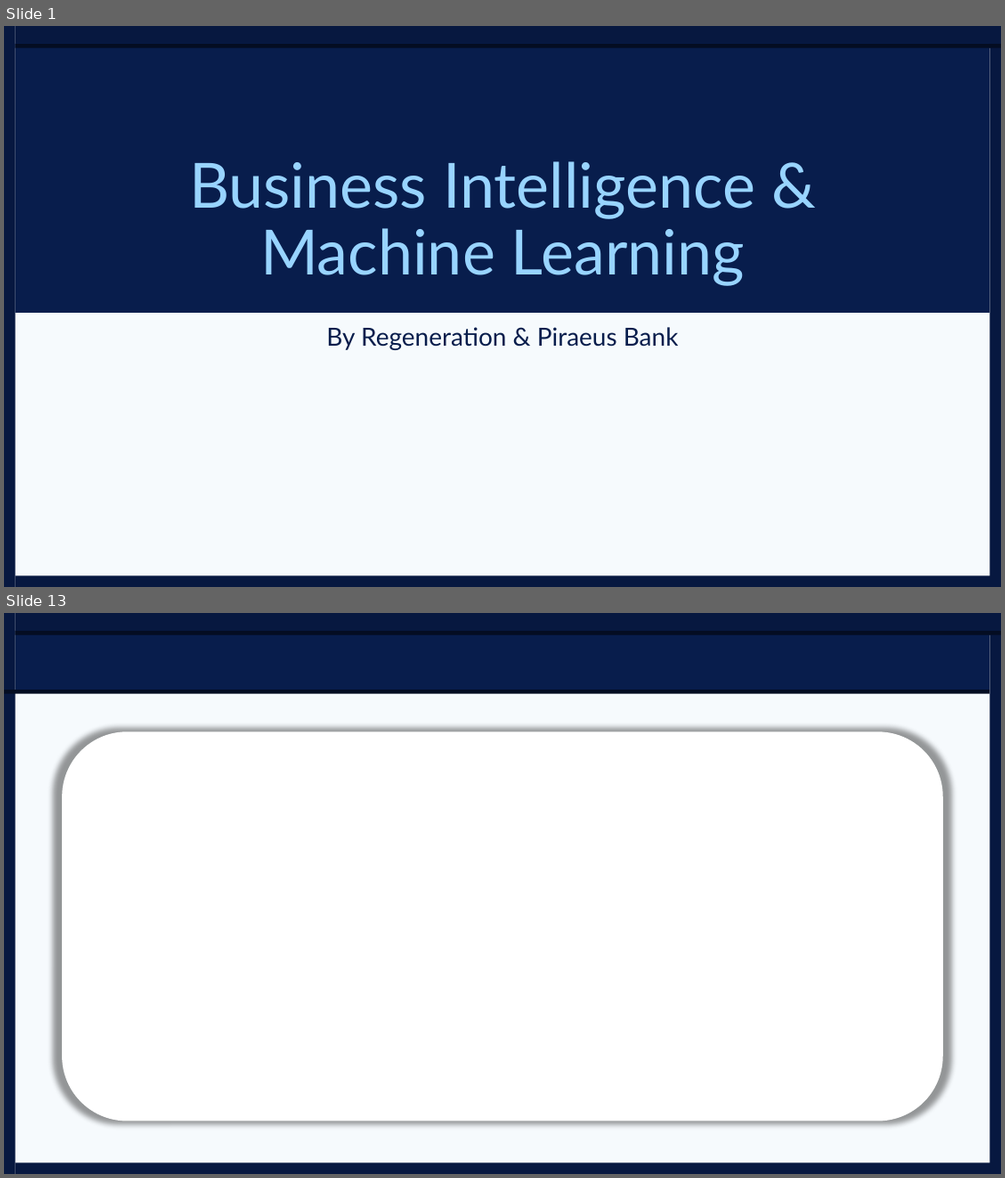
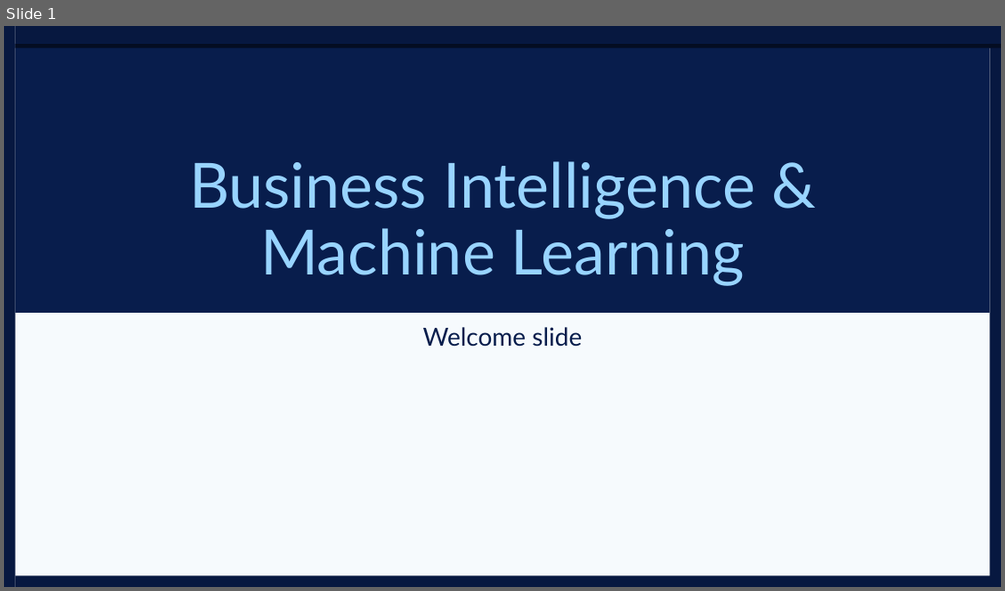
Before and after one commit to Konstant-gk/Chinook_Project, a slide deck: Chinook_Presentation/BI_ML_Presentation PART I & II.pptx. Shown one above the other, each under a label of ours: slides 1 and 13 before the commit, slide 1 after it; the slides between them are not shown. The pictures are 1005x1178 and 1005x591 pixels, drawn with LibreOffice and Linux fonts; fonts in the diff are those of the drawing. Boxes give left, top, right and bottom in pixels: in the first picture for what was removed or moved away, otherwise in the second. Text is boxed around its words. In the diff, an @@ line names an element or a change of style, - is before the commit and + after.

```diff
--- a/Chinook_Presentation/BI_ML_Presentation PART I & II.pptx
+++ b/Chinook_Presentation/BI_ML_Presentation PART I & II.pptx
@@ slide 13 removed at (4, 613, 1001, 1174), background #FFFFFF; not listed: 5 template elements that a slide beside it also shows @@
@@ rectangle removed at (16, 630, 989, 690) @@
@@ rectangle removed at (4, 690, 989, 693) @@
@@ rectangle removed at (16, 694, 989, 1163) @@
@@ rounded rectangle removed at (63, 732, 943, 1121) @@
@@ slide 1 changed as well @@
@@ subtitle at (423, 327, 582, 346): text changed @@
-By Regeneration & Piraeus Bank
+Welcome slide
```
Also in this commit, not shown: 1 other slide changed, 15 slides added, 11 other slides removed.
